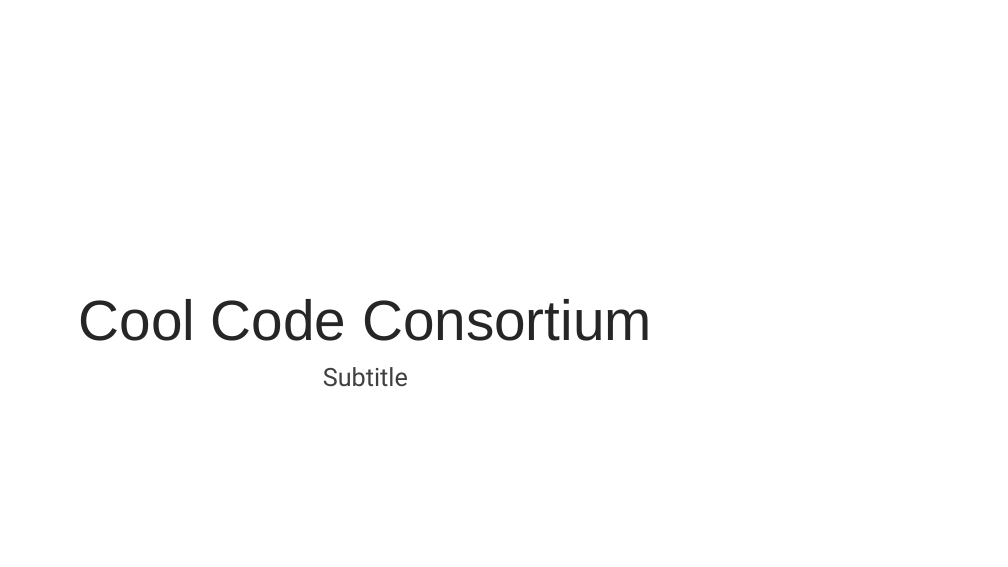
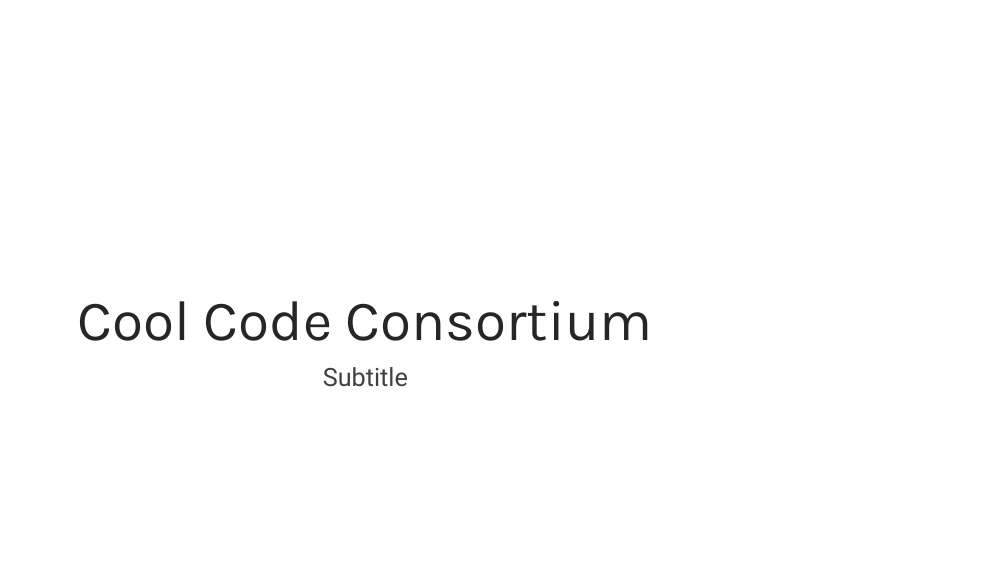
Before and after one commit to cjblink1/ccc18, a slide deck: slide 2 of slide-master/CoolCodeConsortiumMaster.pptx. Drawn at 1008x567 pixels with LibreOffice and Linux fonts; fonts in the diff are those of the drawing; background and template pictures are left out. Boxes give left, top, right and bottom in pixels: in the first picture for what was removed or moved away, otherwise in the second. Text is boxed around its words. In the diff, an @@ line names an element or a change of style, - is before the commit and + after.

Commit message:
Added Product Sans as Title font

```diff
--- a/slide-master/CoolCodeConsortiumMaster.pptx
+++ b/slide-master/CoolCodeConsortiumMaster.pptx
@@ title "Cool Code Consortium" at box(78, 301, 653, 341): font Arial to Karla @@
```
Also in this commit, not shown: 5 other slides changed.
